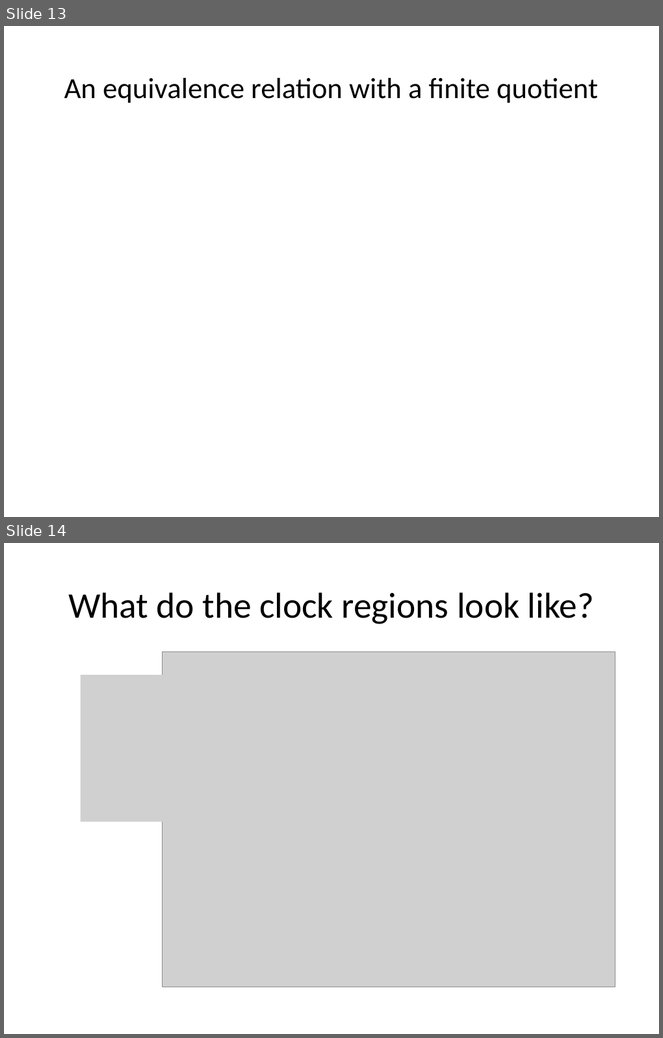
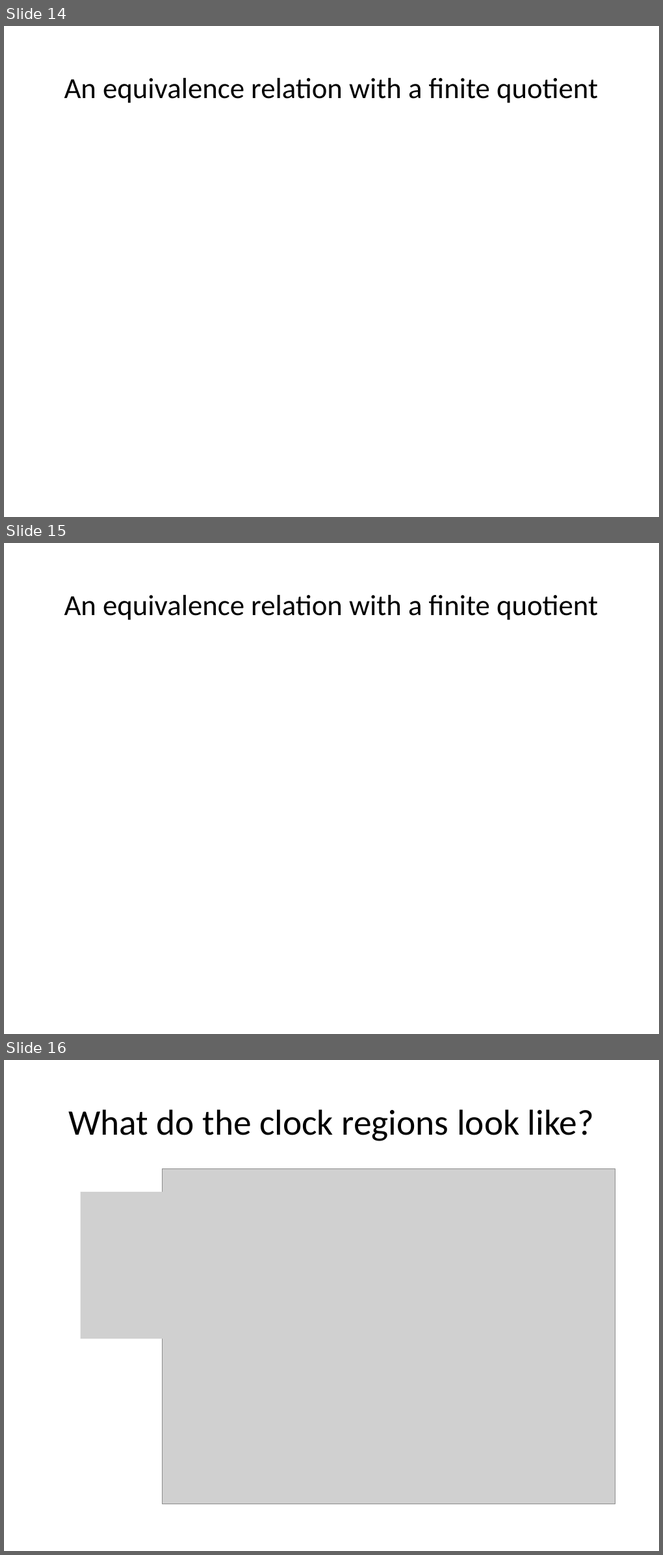
Before and after one commit to sayanmitracode/cpsbooksite, a slide deck: Slides/ReachabilityTimedAutomata21.pptx. Shown one above the other, each under a label of ours: slides 13 and 14 before the commit, slides 14, 15 and 16 after it. The pictures are 663x1038 and 663x1555 pixels, drawn with LibreOffice and Linux fonts; fonts in the diff are those of the drawing; grey boxes stand for pictures. Boxes give left, top, right and bottom in pixels: in the first picture for what was removed or moved away, otherwise in the second. Text is boxed around its words. In the diff, an @@ line names an element or a change of style, - is before the commit and + after.

```diff
--- a/Slides/ReachabilityTimedAutomata21.pptx
+++ b/Slides/ReachabilityTimedAutomata21.pptx
@@ slide 15 added at (x1=4, y1=543, x2=659, y2=1034), background #FFFFFF @@
@@ title added at (x1=64, y1=595, x2=598, y2=620), 32 pt, text #000000 @@
+An equivalence relation with a finite quotient
@@ what was slide 13 is now slide 14 @@
@@ what was slide 14 is now slide 16 @@
```
Also in this commit, not shown: 5 slides changed, 2 other slides added, 5 other files.
